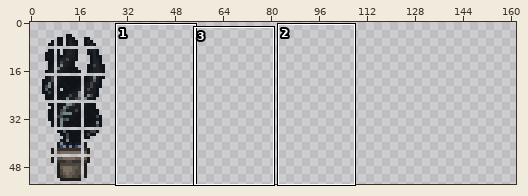
Edited in one commit: sprite sheet (Tiles/PottedMercuryTendrils.png). Above: a wide view before the commit, with the close-up outlined.
Close-up. Earlier state:
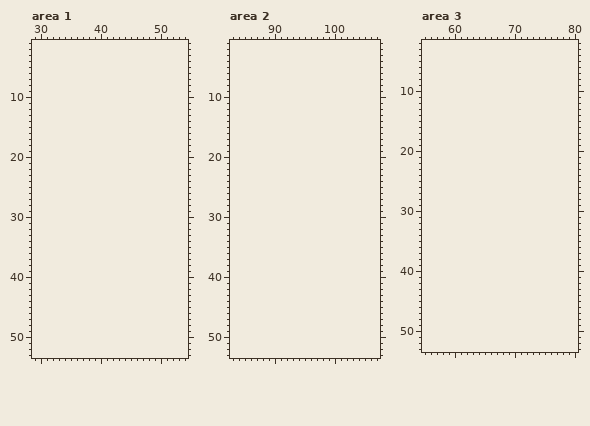
The file is 54x108 pixels, drawn in blocks of 2x2; one block is one cell here. Colours within 5 levels of each other are drawn and written as one. Shown: area 1: x 29..54, y 1..53; area 2: x 83..107, y 1..53; area 3: x 55..80, y 2..53. The old version is drawn lined up with the new one, on the new canvas. The commit also changed other parts of the picture, which this record leaves out.
And afterwards:
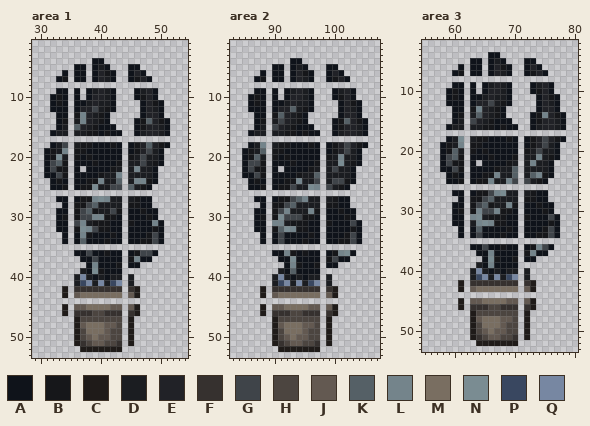
Palette (. is transparent): A #0f131a  B #16171a  C #1f1b19  D #1b1d21  E #212227  F #36312f  G #3f4449  H #4c4540  J #635951  K #556066  L #74848b  M #796e61  N #7a8c92  P #394760  Q #7787a2
Change:
canvas 27x54 -> 162x54
Area 1:
y 4: x 39..40 .. -> AA
y 5: x 36..37 .. -> AA; x 39..41 ... -> ADA; x 45..46 .. -> AA
y 6: x 34 . -> A; x 36..37 .. -> AA; x 39..42 .... -> AEBA; x 45..47 ... -> AEA
y 7: x 33..34 .. -> AB; x 36..37 .. -> AA; x 39..42 .... -> AEDA; x 45..48 .... -> ABEA
y 9: x 33..34 .. -> AA; x 36 . -> A; x 38..42 ..... -> ADEDA; x 46..49 .... -> ADEA
y 10: x 32..34 ... -> ABA; x 36 . -> A; x 38..42 ..... -> AEEDA; x 46..49 .... -> ABEA
y 11: x 32..34 ... -> ABA; x 36..42 ....... -> AADEDDA; x 47..50 .... -> AEBA
y 12: x 32..34 ... -> AAA; x 36..42 ....... -> AEEGDBA; x 47..50 .... -> AEDA
y 13: x 33..34 .. -> AA; x 36..41 ...... -> BLEDBA; x 47..50 .... -> AEEA
y 14: x 33..34 .. -> AB; x 36..41 ...... -> DLEDBA; x 46..51 ...... -> ABKEBA
y 15: x 33..34 .. -> AD; x 36..42 ....... -> KEDBAAA; x 46..51 ...... -> ABEEDA
y 16: x 32..34 ... -> ADD; x 36..43 ........ -> DDBBABAA; x 46..51 ...... -> ADEEDA
y 18: x 32..34 ... -> ADG; x 36..43 ........ -> DBBAAABA; x 45..51 ....... -> ABEKEBA
y 19: x 31..34 .... -> ABDL; x 36..43 ........ -> BBAAAAAA; x 45..50 ...... -> ABEGDA
y 20: x 31..34 .... -> ABND; x 36..43 ........ -> BABAAAAA; x 45..50 ...... -> BDGDDA
y 21: x 31..34 .... -> AGKB; x 36..43 ........ -> AAABAAAB; x 45..50 ...... -> DDGDBA
y 22: x 31..34 .... -> AGBB; x 36 . -> A; x 38..43 ...... -> AAAABD; x 45..49 ..... -> DLDDA
y 23: x 31..34 .... -> AAGB; x 36..43 ........ -> AAAABDDL; x 45..49 ..... -> DDDDA
y 24: x 32..34 ... -> ABA; x 36..43 ........ -> AABBLDDK; x 45..49 ..... -> DLLBA
y 25: x 32..34 ... -> AAB; x 36..43 ........ -> ABBNDDGG; x 45..48 .... -> KDBA
y 27: x 33..34 .. -> AA; x 36..43 ........ -> ABBLNLDD; x 45..48 .... -> DBAA
y 28: x 34 . -> A; x 36..43 ........ -> BBGKDDDD; x 45..48 .... -> BBAA
y 29: x 33..34 .. -> AA; x 36..43 ........ -> BGKBDDGB; x 45..49 ..... -> AABAA
y 30: x 33..34 .. -> AB; x 36..43 ........ -> BGGLLBBA; x 45..49 ..... -> AAABA
y 31: x 33..34 .. -> AA; x 36..43 ........ -> GLDBBBAA; x 45..50 ...... -> BAAALA
y 32: x 33..34 .. -> AA; x 36..43 ........ -> BNLGBBAA; x 45..50 ...... -> AAAABA
y 33: x 34 . -> A; x 36..43 ........ -> ALBAAABA; x 45..50 ...... -> AAABGA
y 34: x 34 . -> A; x 36..43 ........ -> AKAAABAA; x 45..50 ...... -> AABBGA
y 36: x 36..43 ........ -> AAGAABAA; x 45..49 ..... -> ABGGA
y 37: x 37..43 ....... -> AAGAAAA; x 45..48 .... -> BLAA
y 38: x 38..43 ...... -> ALAAAB; x 45..46 .. -> AA
y 39: x 37..43 ....... -> DANBAAA
y 40: x 36..43 ........ -> DQDADADD; x 45 . -> D
y 41: x 36..43 ........ -> DPQDQDPQ; x 45 . -> D
y 42: x 34 . -> C; x 36..43 ........ -> FFFFFFFF; x 45..46 .. -> FC
y 43: x 34 . -> C; x 36..43 ........ -> JMMMMMMM; x 45..46 .. -> JC
y 45: x 34 . -> C; x 36..43 ........ -> JJMMMMJJ; x 45..46 .. -> JC
y 46: x 34 . -> C; x 36..43 ........ -> FFFHHFFF; x 45..46 .. -> FC
y 47: x 36..43 ........ -> CHHHHHHH; x 45 . -> C
y 48: x 36..43 ........ -> CJMMMJJH; x 45 . -> C
y 49: x 36..43 ........ -> CHMMMJHH; x 45 . -> C
y 50: x 36..43 ........ -> CHJMJJHH; x 45 . -> C
y 51: x 36..43 ........ -> CFHJJHHF; x 45 . -> C
y 52: x 37..43 ....... -> CCCCCCC
Area 2:
y 4: x 93..94 .. -> AA
y 5: x 90..91 .. -> AA; x 93..95 ... -> ADA; x 99..100 .. -> AA
y 6: x 88 . -> A; x 90..91 .. -> AA; x 93..96 .... -> AEBA; x 99..101 ... -> AEA
y 7: x 87..88 .. -> AB; x 90..91 .. -> AA; x 93..96 .... -> AEDA; x 99..102 .... -> ABEA
y 9: x 87..88 .. -> AA; x 90 . -> A; x 92..96 ..... -> ADEDA; x 100..103 .... -> ADEA
y 10: x 86..88 ... -> ABA; x 90 . -> A; x 92..96 ..... -> AEEDA; x 100..103 .... -> ABEA
y 11: x 86..88 ... -> ABA; x 90..96 ....... -> AADEDDA; x 101..104 .... -> AEBA
y 12: x 86..88 ... -> AAA; x 90..96 ....... -> AEEKDBA; x 101..104 .... -> AEDA
y 13: x 87..88 .. -> AA; x 90..95 ...... -> BKEDBA; x 101..104 .... -> AEEA
y 14: x 87..88 .. -> AB; x 90..95 ...... -> DGEDBA; x 100..105 ...... -> ABKEBA
y 15: x 87..88 .. -> AD; x 90..96 ....... -> GEDBAAA; x 100..105 ...... -> ABEEDA
y 16: x 86..88 ... -> ADD; x 90..97 ........ -> DDBBABAA; x 100..105 ...... -> ADEEDA
y 18: x 86..88 ... -> ADL; x 90..97 ........ -> DBBAAABA; x 99..105 ....... -> ABEGEBA
y 19: x 85..88 .... -> ABDK; x 90..97 ........ -> BBAAAAAA; x 99..104 ...... -> ABEGDA
y 20: x 85..88 .... -> ABKD; x 90..97 ........ -> BABAAAAA; x 99..104 ...... -> BDLDDA
y 21: x 85..88 .... -> AGGB; x 90..97 ........ -> AAABAAAB; x 99..104 ...... -> DDNDBA
y 22: x 85..88 .... -> AGBB; x 90 . -> A; x 92..97 ...... -> AAAABD; x 99..103 ..... -> DGDDA
y 23: x 85..88 .... -> AAGB; x 90..97 ........ -> AAAABDDK; x 99..103 ..... -> DDDDA
y 24: x 86..88 ... -> ABA; x 90..97 ........ -> AABBLDDG; x 99..103 ..... -> DGGBA
y 25: x 86..88 ... -> AAB; x 90..97 ........ -> ABBGDDNL; x 99..102 .... -> GDBA
y 27: x 87..88 .. -> AA; x 90..97 ........ -> ABBGKLDD; x 99..102 .... -> DBAA
y 28: x 88 . -> A; x 90..97 ........ -> BBGKDDDD; x 99..102 .... -> BBAA
y 29: x 87..88 .. -> AA; x 90..97 ........ -> BGLDDDLB; x 99..103 ..... -> AABAA
y 30: x 87..88 .. -> AB; x 90..97 ........ -> BNGGGBBA; x 99..103 ..... -> AAABA
y 31: x 87..88 .. -> AA; x 90..97 ........ -> LLDBBBAA; x 99..104 ...... -> BAAAGA
y 32: x 87..88 .. -> AA; x 90..97 ........ -> BKNLBBAA; x 99..104 ...... -> AAAABA
y 33: x 88 . -> A; x 90..97 ........ -> AGAAAABA; x 99..104 ...... -> AAABGA
y 34: x 88 . -> A; x 90..97 ........ -> AGAAABAA; x 99..104 ...... -> AABBGA
y 36: x 90..97 ........ -> AALBABAA; x 99..103 ..... -> ABLNA
y 37: x 91..97 ....... -> AANAAAA; x 99..102 .... -> BGAA
y 38: x 92..97 ...... -> ALBAAB; x 99..100 .. -> AA
y 39: x 91..97 ....... -> DAKAAAA
y 40: x 90..97 ........ -> DQDADADD; x 99 . -> D
y 41: x 90..97 ........ -> DPQDQDPQ; x 99 . -> D
y 42: x 88 . -> C; x 90..97 ........ -> FFFFFFFF; x 99..100 .. -> FC
y 43: x 88 . -> C; x 90..97 ........ -> JMMMMMMM; x 99..100 .. -> JC
y 45: x 88 . -> C; x 90..97 ........ -> JJMMMMJJ; x 99..100 .. -> JC
y 46: x 88 . -> C; x 90..97 ........ -> FFFHHFFF; x 99..100 .. -> FC
y 47: x 90..97 ........ -> CHHHHHHH; x 99 . -> C
y 48: x 90..97 ........ -> CJMMMJJH; x 99 . -> C
y 49: x 90..97 ........ -> CHMMMJHH; x 99 . -> C
y 50: x 90..97 ........ -> CHJMJJHH; x 99 . -> C
y 51: x 90..97 ........ -> CFHJJHHF; x 99 . -> C
y 52: x 91..97 ....... -> CCCCCCC
Area 3:
y 4: x 66..67 .. -> AA
y 5: x 63..64 .. -> AA; x 66..68 ... -> ADA; x 72..73 .. -> AA
y 6: x 61 . -> A; x 63..64 .. -> AA; x 66..69 .... -> AEBA; x 72..74 ... -> AEA
y 7: x 60..61 .. -> AB; x 63..64 .. -> AA; x 66..69 .... -> AEDA; x 72..75 .... -> ABEA
y 9: x 60..61 .. -> AA; x 63 . -> A; x 65..69 ..... -> ADEDA; x 73..76 .... -> ADEA
y 10: x 59..61 ... -> ABA; x 63 . -> A; x 65..69 ..... -> AEEDA; x 73..76 .... -> ABEA
y 11: x 59..61 ... -> ABA; x 63..69 ....... -> AADEDDA; x 74..77 .... -> AEBA
y 12: x 59..61 ... -> AAA; x 63..69 ....... -> AEEGDBA; x 74..77 .... -> AEDA
y 13: x 60..61 .. -> AA; x 63..68 ...... -> BLEDBA; x 74..77 .... -> AEEA
y 14: x 60..61 .. -> AB; x 63..68 ...... -> DKEDBA; x 73..78 ...... -> ABLEBA
y 15: x 60..61 .. -> AD; x 63..69 ....... -> GEDBAAA; x 73..78 ...... -> ABEEDA
y 16: x 59..61 ... -> ADD; x 63..70 ........ -> DDBBABAA; x 73..78 ...... -> ADEEDA
y 18: x 59..61 ... -> ADN; x 63..70 ........ -> DBBAAABA; x 72..78 ....... -> ABEGEBA
y 19: x 58..61 .... -> ABDL; x 63..70 ........ -> BBAAAAAA; x 72..77 ...... -> ABEGDA
y 20: x 58..61 .... -> ABKD; x 63..70 ........ -> BABAAAAA; x 72..77 ...... -> BDGDDA
y 21: x 58..61 .... -> AGKB; x 63..70 ........ -> AAABAAAB; x 72..77 ...... -> DDLDBA
y 22: x 58..61 .... -> AGBB; x 63 . -> A; x 65..70 ...... -> AAAABD; x 72..76 ..... -> DLDDA
y 23: x 58..61 .... -> AAGB; x 63..70 ........ -> AAAABDDK; x 72..76 ..... -> DDDDA
y 24: x 59..61 ... -> ABA; x 63..70 ........ -> AABBLDDK; x 72..76 ..... -> DKLBA
y 25: x 59..61 ... -> AAB; x 63..70 ........ -> ABBLDDLG; x 72..75 .... -> GDBA
y 27: x 60..61 .. -> AA; x 63..70 ........ -> ABBGLNDD; x 72..75 .... -> DBAA
y 28: x 61 . -> A; x 63..70 ........ -> BBGKDDDD; x 72..75 .... -> BBAA
y 29: x 60..61 .. -> AA; x 63..70 ........ -> BGKBDDLB; x 72..76 ..... -> AABAA
y 30: x 60..61 .. -> AB; x 63..70 ........ -> BLGGLBBA; x 72..76 ..... -> AAABA
y 31: x 60..61 .. -> AA; x 63..70 ........ -> LNDBBBAA; x 72..77 ...... -> BAAAGA
y 32: x 60..61 .. -> AA; x 63..70 ........ -> DLNLBBAA; x 72..77 ...... -> AAAABA
y 33: x 61 . -> A; x 63..70 ........ -> AKAAAABA; x 72..77 ...... -> AAABGA
y 34: x 61 . -> A; x 63..70 ........ -> AGAAABAA; x 72..77 ...... -> AABBGA
y 36: x 63..70 ........ -> AAGAABAA; x 72..76 ..... -> ABLGA
y 37: x 64..70 ....... -> AALAAAA; x 72..75 .... -> BLAA
y 38: x 65..70 ...... -> ANBAAB; x 72..73 .. -> AA
y 39: x 64..70 ....... -> DALAAAA
y 40: x 63..70 ........ -> DQDADADD; x 72 . -> D
y 41: x 63..70 ........ -> DPQDQDPQ; x 72 . -> D
y 42: x 61 . -> C; x 63..70 ........ -> FFFFFFFF; x 72..73 .. -> FC
y 43: x 61 . -> C; x 63..70 ........ -> JMMMMMMM; x 72..73 .. -> JC
y 45: x 61 . -> C; x 63..70 ........ -> JJMMMMJJ; x 72..73 .. -> JC
y 46: x 61 . -> C; x 63..70 ........ -> FFFHHFFF; x 72..73 .. -> FC
y 47: x 63..70 ........ -> CHHHHHHH; x 72 . -> C
y 48: x 63..70 ........ -> CJMMMJJH; x 72 . -> C
y 49: x 63..70 ........ -> CHMMMJHH; x 72 . -> C
y 50: x 63..70 ........ -> CHJMJJHH; x 72 . -> C
y 51: x 63..70 ........ -> CFHJJHHF; x 72 . -> C
y 52: x 64..70 ....... -> CCCCCCC
Where, in picture pixels (left, top, right, bottom), the same in both close-ups:
added: (44, 58, 170, 352)
added: (242, 58, 368, 352)
added: (440, 52, 566, 346)
